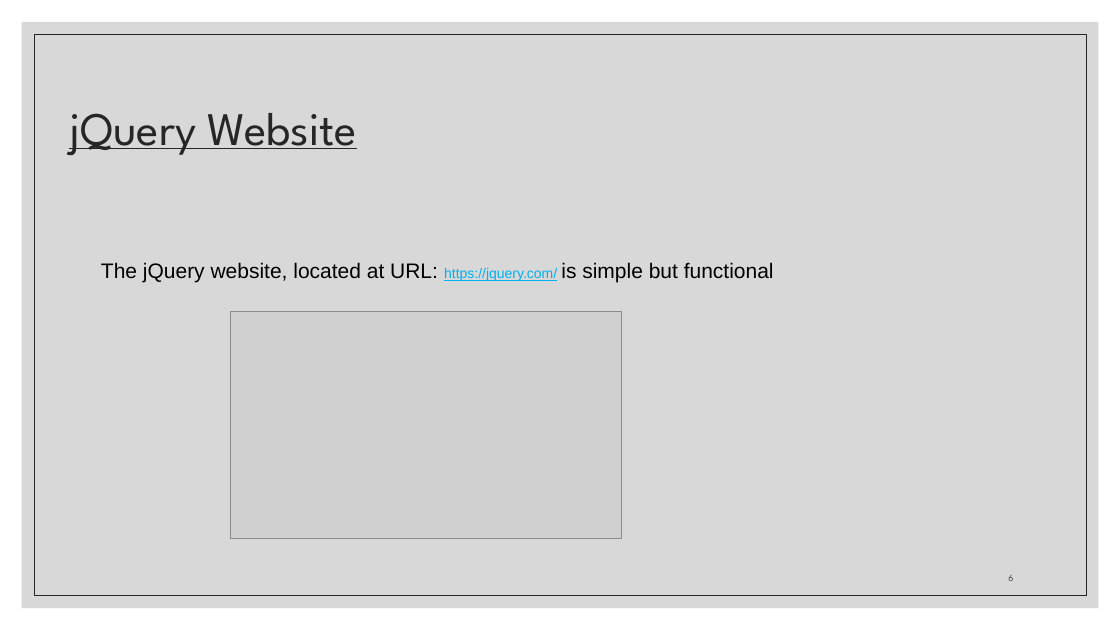
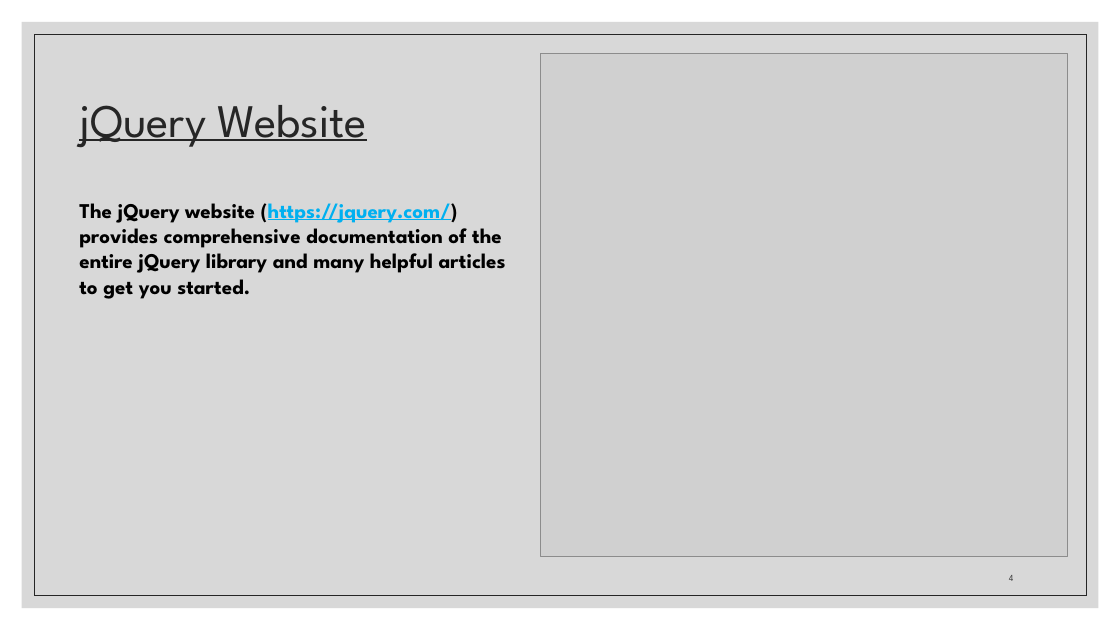
Before and after one commit to zackstotts/base-node-curriculum, a slide deck: slide 4 of unit_00/html_review/05 jQuery.pptx (slide 6 before the commit). Drawn at 1120x630 pixels with LibreOffice and Linux fonts; fonts in the diff are those of the drawing; grey boxes stand for pictures. Boxes give left, top, right and bottom in pixels: in the first picture for what was removed or moved away, otherwise in the second. Text is boxed around its words. In the diff, an @@ line names an element or a change of style, - is before the commit and + after.

Commit message:
working on jquery slides

```diff
--- a/unit_00/html_review/05 jQuery.pptx
+++ b/unit_00/html_review/05 jQuery.pptx
@@ title "jQuery Website": place and size @@
-title "jQuery Website" at [69,113,357,156]
+title "jQuery Website" at [79,105,367,148]
@@ picture added at [540,54,1067,557] @@
@@ text at [79,203,506,299]: text changed; font Arial to League Spartan; bold on @@
-The jQuery website, located at URL: https://jquery.com/ is simple but functional
+The jQuery website (https://jquery.com/) provides comprehensive documentation of the entire jQuery library and many helpful articles to get you started.
@@ picture removed at [230,311,621,539] @@
```
Also in this commit, not shown: 34 other slides changed, 10 slides added, 2 slides removed.
